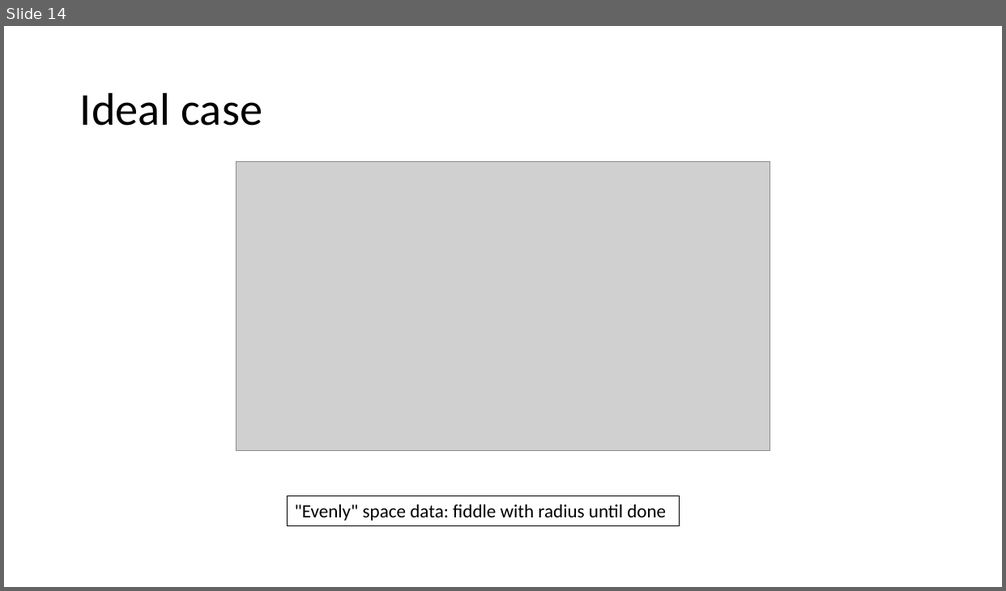
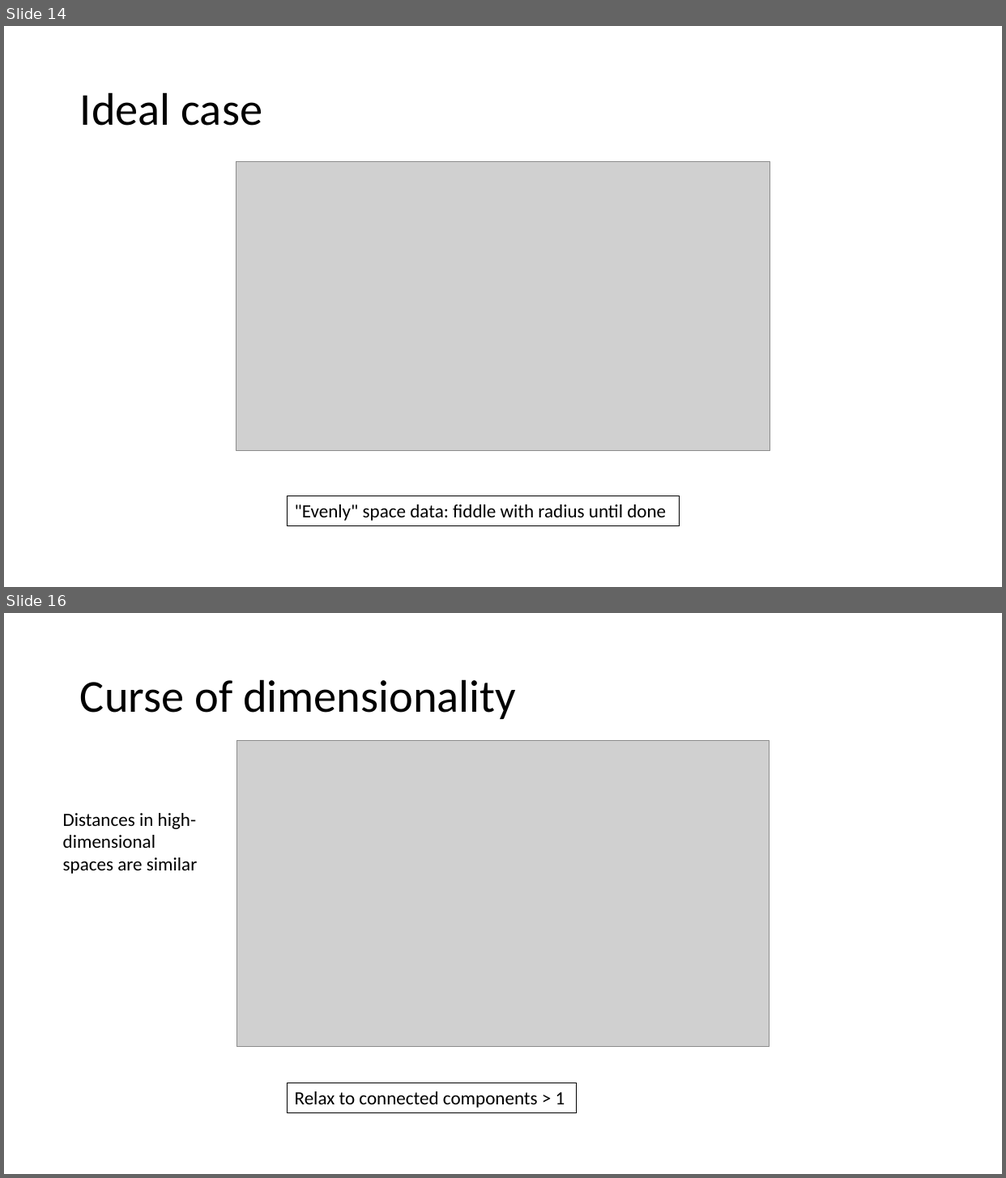
Before and after one commit to gjbex/Machine-learning-with-Python, a slide deck: dimensionality_reduction.pptx. Shown one above the other, each under a label of ours: slide 14 before the commit, slides 14 and 16 after it; the slides between them are not shown. The pictures are 1006x591 and 1006x1178 pixels, drawn with LibreOffice and Linux fonts; fonts in the diff are those of the drawing; grey boxes stand for pictures. Boxes give left, top, right and bottom in pixels: in the first picture for what was removed or moved away, otherwise in the second. Text is boxed around its words. In the diff, an @@ line names an element or a change of style, - is before the commit and + after.

```diff
--- a/dimensionality_reduction.pptx
+++ b/dimensionality_reduction.pptx
@@ slide 16 added at (4,613,1002,1174), background #FFFFFF @@
@@ title added at (80,679,516,719), 44 pt, text #000000 @@
+Curse of dimensionality
@@ picture added at (236,741,769,1046) @@
@@ text added at (63,813,197,874), 18 pt, text #000000 @@
+Distances in high-dimensional spaces are similar
@@ rectangle added at (287,1083,576,1113), outline #000000 0.75 pt, 18 pt, text #000000 @@
+Relax to connected components > 1
```
Also in this commit, not shown: 4 other slides added.
